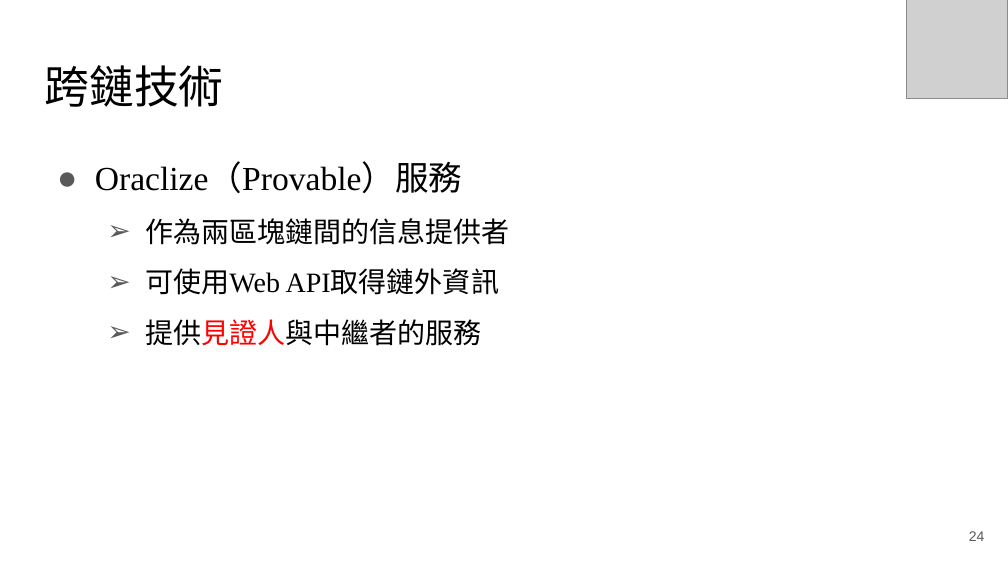
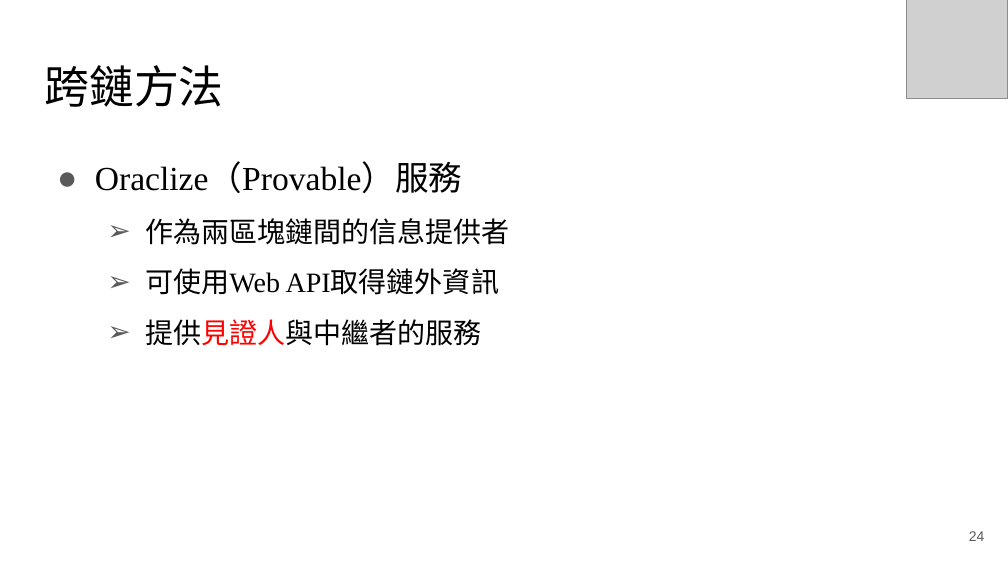
Before and after one commit to RyuChu/A-Decentralized-Digital-Currency-Tracing-Service, a slide deck: slide 24 of Documents/論文簡報_V3.pptx. Drawn at 1008x567 pixels with LibreOffice and Linux fonts; fonts in the diff are those of the drawing; grey boxes stand for pictures. Boxes give left, top, right and bottom in pixels: in the first picture for what was removed or moved away, otherwise in the second. Text is boxed around its words. In the diff, an @@ line names an element or a change of style, - is before the commit and + after.

Commit message:
更新簡報

```diff
--- a/Documents/論文簡報_V3.pptx
+++ b/Documents/論文簡報_V3.pptx
@@ title at [44,65,223,107]: text changed @@
-跨鏈技術
+跨鏈方法
```
